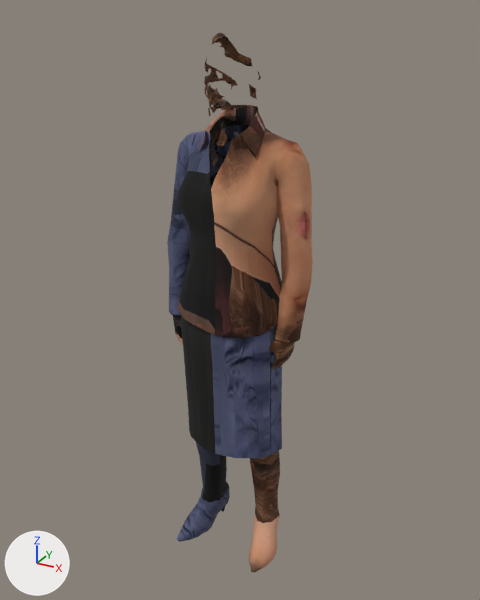
One commit to the glTF model public/models/people/w15.glb: the scene before it, then after it.
One viewpoint serves both versions: a camera (50 mm lens) standing at (0.936, -1.722, 0.787) and looking at (-0.015, 0.008, -0.078). Arrows for +X, +Y and +Z are at lower left; the lights stay in place. The older version comes first. Objects named as collision shapes, trigger or cutter boxes, shadow casters or lower levels of detail are left out. Vertices at exactly the same position are counted once.

Names of what the first picture shows: 'lod0'.
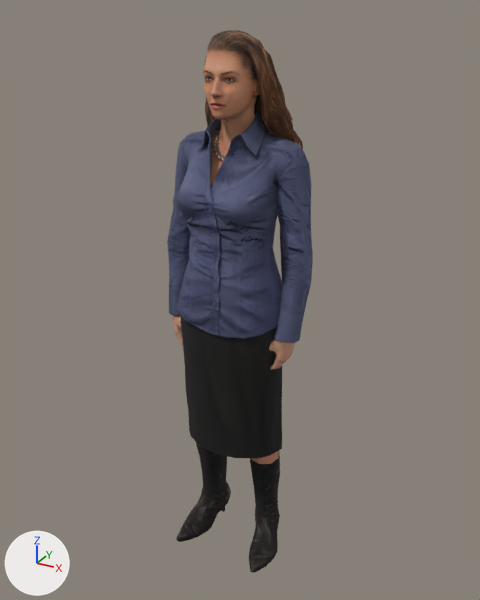
What differs and where, as boxes [x1, y1, x2, y2] in the pictures (480 x 600 px):
'lod0', reshaped
    before: [167, 33, 313, 572]
    after: [167, 30, 313, 573]
part 1 of me_lod0, built on
    before: [177, 57, 280, 501]
    after: [167, 30, 313, 573]
part 2 of me_lod0, surface changed
    both: [177, 35, 313, 554]

The edits, one by one:
me_lod0 is used by ob_lod0; location (0.0, 0.0, 0.0).
me_lod0 had 2014 vertices, 3669 faces and spanned x -0.25..0.24, y -0.2..0.17, z -1.0..0.74.
me_lod0 now has 3463 vertices, 6677 faces and spans x -0.26..0.24, y -0.2..0.17, z -1.0..0.74.
me_lod0 part 1: 75 vertices moved within x -0.21..0.19, y -0.13..0.05, z -0.97..0.64; 9 vertices removed from x -0.19..0.17, y -0.13..0.09, z -0.41..0.62; 1458 vertices added at x -0.26..0.24, y -0.2..0.14, z -1.0..0.73.
me_lod0 part 2: 1230 kept faces spanning x -0.25..0.24, y -0.19..0.17, z -1.0..0.74 get new texture (UV) coordinates.
